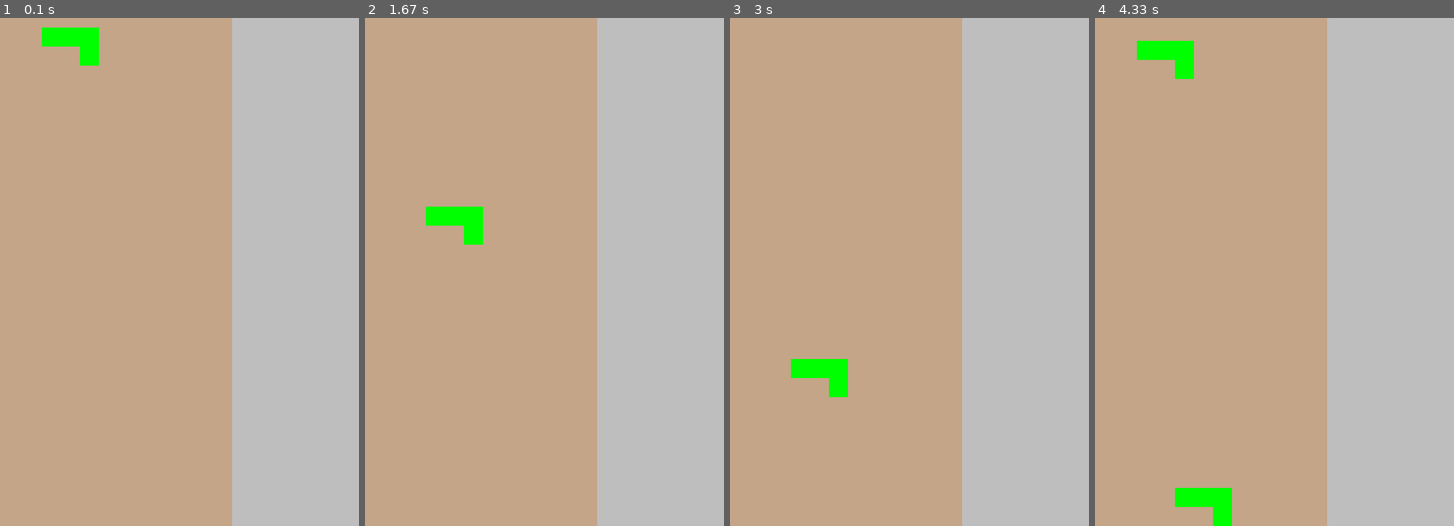
Above: before the commit, frames 1-4 (left to right).
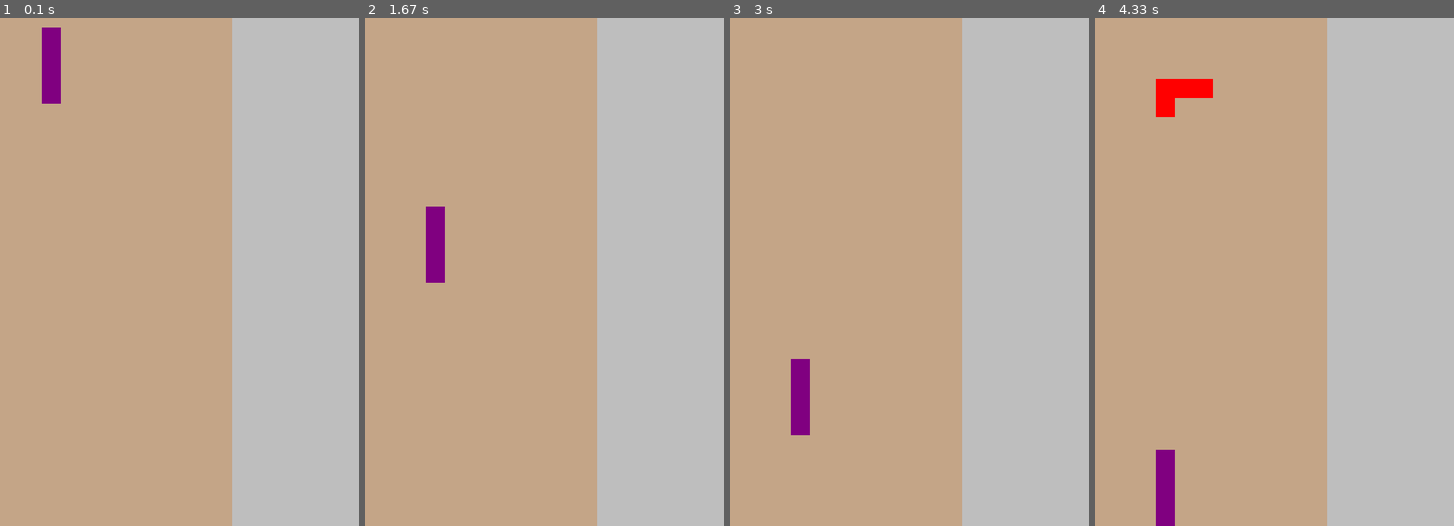
Above: after the commit, the same moments.

Repository: Fahadk999/tetris-clone-pygame
Game: pygame game, started from main.py
Same seed, same stepped clock (60 frames per second), same inputs: the game is played once before the commit and once after it.
Inputs:
- Up to frame 1 (0.1 s): no input
- Up to frame 2 (1.67 s): hold Right 0.33-0.8 s; hold Right 0.83-1.3 s; hold Left from 1.33 s (still down)
- Up to frame 3 (3 s): release Left at 1.87 s; hold Left 1.9-2.3 s; hold Right 2.33-2.97 s
- Up to frame 4 (4.33 s): hold Left 3-3.47 s; hold Right 3.5-3.97 s; hold Right from 4 s (still down)

The runs differ from the first frame. In frame 1, 1.4% of the frame differs, in the area x 11-28%, y 1-17%; in frame 2, 1.4%; in frame 3, 1.4%; in frame 4, 3.2%, in the area x 11-39%, y 4-100%.

Commit message:
organized files and folder

Diff:
--- a/lblock.py
+++ b/blocks/lblock.py
@@ -1,6 +1,6 @@
 import pygame
 
-from square import Square
+from blocks.square import Square
 
 class LBlock(Square):
     width = 90
--- a/lineblock.py
+++ b/blocks/lineblock.py
@@ -1,6 +1,6 @@
 import pygame
 
-from square import Square
+from blocks.square import Square
 
 # make rotations for lblock also
 
--- a/otherlblock.py
+++ b/blocks/otherlblock.py
@@ -1,6 +1,6 @@
 import pygame
 
-from lblock import LBlock
+from blocks.lblock import LBlock
 
 class OtherLBlock(LBlock):
 
--- a/snakeblock.py
+++ b/blocks/snakeblock.py
@@ -1,6 +1,6 @@
 import pygame
 
-from lblock import LBlock
+from blocks.lblock import LBlock
 
 class SnakeBlock(LBlock):
     # width = 90
--- a/square.py
+++ b/blocks/square.py
@@ -1,6 +1,6 @@
 import pygame
 
-from block import Block
+from blocks.block import Block
 
 class Square:
     width = 60
--- a/game.py
+++ b/game.py
@@ -3,10 +3,10 @@
 
 from colors import Color
 from surface import Surface
-from square import Square
-from lblock import LBlock
-from lineblock import LineBlock
-from otherlblock import OtherLBlock
+from blocks.square import Square
+from blocks.lblock import LBlock
+from blocks.lineblock import LineBlock
+from blocks.otherlblock import OtherLBlock
 
 class Game:
     SPAWN_BLOCK_EVENT = pygame.event.custom_type()
@@ -36,6 +36,9 @@
         otherLBlock = OtherLBlock(self.g_width, self.g_height, "green")
 
         spawnblocks = [
+                square,
+                lineBlock,
+                lblock,
                 otherLBlock
             ]
 
Renamed: block.py -> blocks/block.py
